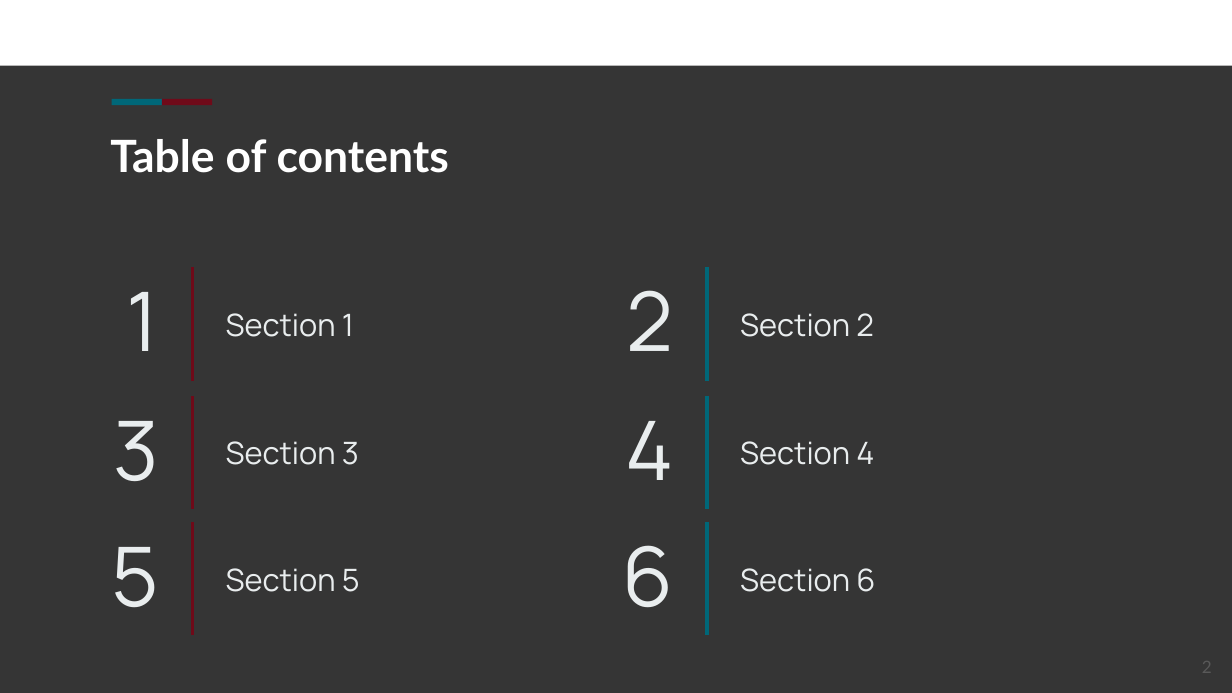
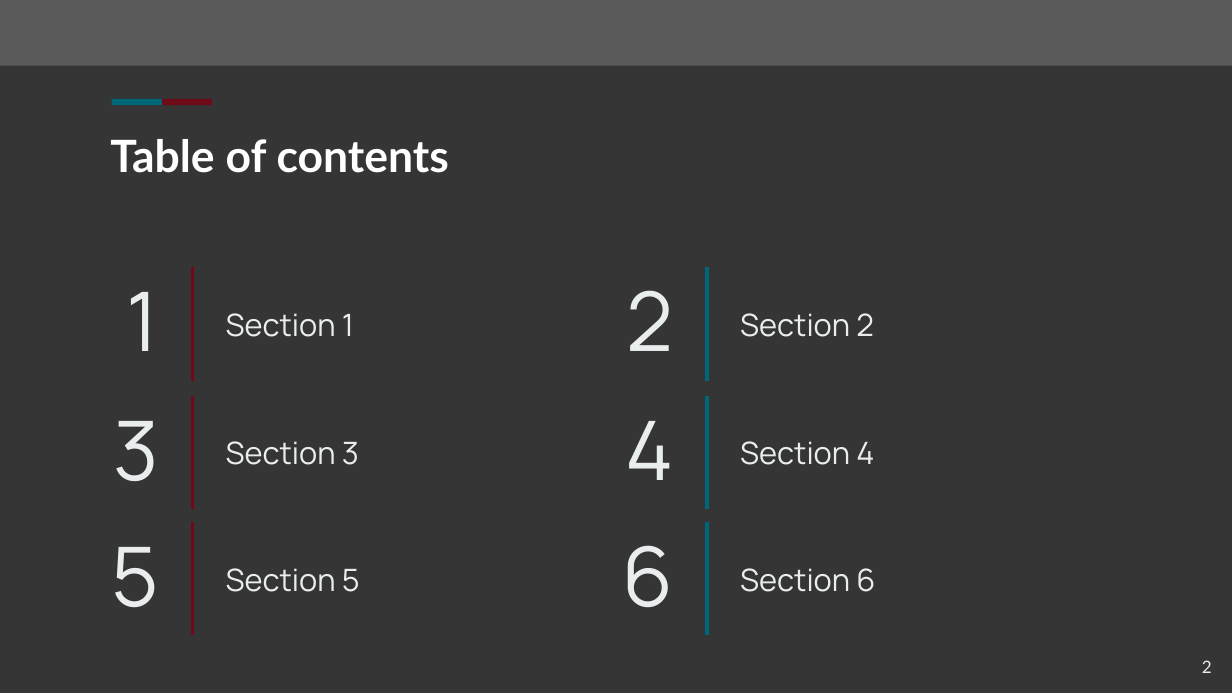
Before and after one commit to pietro-nardelli/sapienza-ppt-template, a slide deck: slide 2 of dark/sapienza-ppt-template_dark.pptx. Drawn at 1232x693 pixels with LibreOffice and Linux fonts; fonts in the diff are those of the drawing; background and template pictures are left out. Boxes give left, top, right and bottom in pixels: in the first picture for what was removed or moved away, otherwise in the second. Text is boxed around its words. In the diff, an @@ line names an element or a change of style, - is before the commit and + after.

```diff
--- a/dark/sapienza-ppt-template_dark.pptx
+++ b/dark/sapienza-ppt-template_dark.pptx
@@ rectangle at (0,0,1232,65): fill #FFFFFF to #595959 @@
@@ page number at (1202,660,1212,673): text colour #595959 to #E9EDEE @@
```
Also in this commit, not shown: 6 other slides changed, 5 other files.
